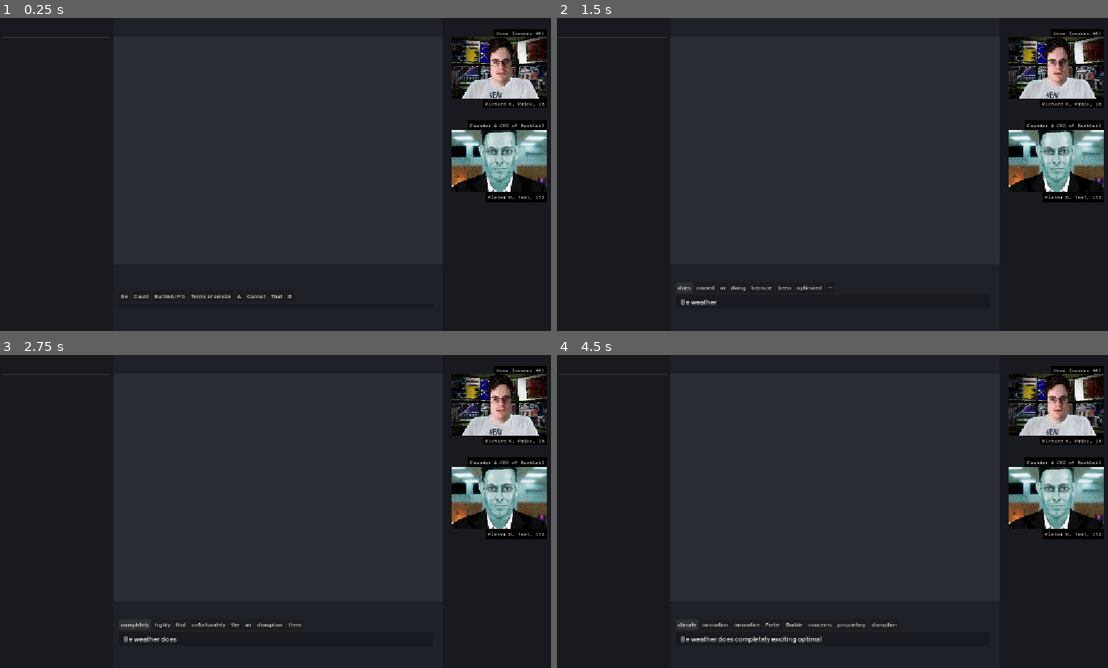
Above: before the commit, frames 1-4 (two rows, left to right).
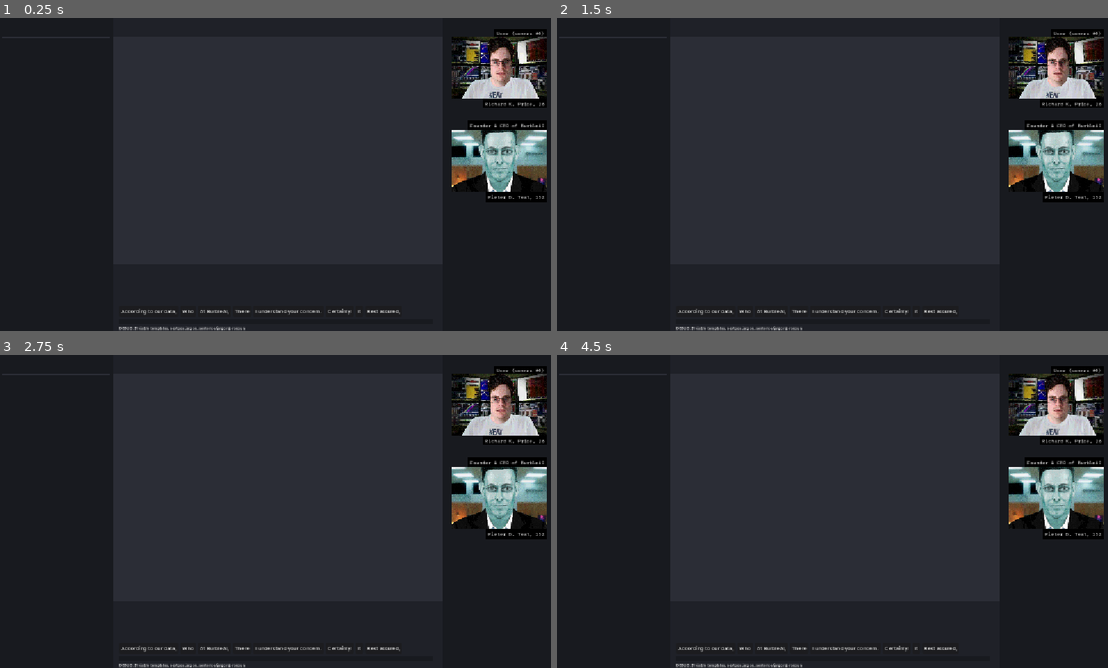
Above: after the commit, the same moments.

Repository: lzzrdwzzrd/conversation-corporation
Game: Godot game, scene res://game.tscn
Same seed, same stepped clock (60 frames per second), same inputs: the game is played once before the commit and once after it.
Inputs (mouse positions are in pixels of both pictures, inside the frame that each line leads up to):
- Up to frame 1 (0.25 s): no input
- Up to frame 2 (1.5 s): click (683, 296) at 0.5 s, where only the run before the commit has a clickable "Be"; click (689, 287) at 1.25 s, where only the run before the commit has a clickable "weather"
- Up to frame 3 (2.75 s): click (126, 624) at 2 s, where only the run before the commit has a clickable "does"
- Up to frame 4 (4.5 s): click (694, 624) at 2.75 s, where only the run before the commit has a clickable "completely"; click (689, 624) at 3.5 s, where only the run before the commit has a clickable "exciting"; click (689, 624) at 4.25 s, where only the run before the commit has a clickable "optimal"

The runs differ from the first frame. In frame 1, 0.7% of the frame differs, in the area x 21-73%, y 88-100%; in frame 2, 0.7%; in frame 3, 0.8%; in frame 4, 1.0%, in the area x 21-73%, y 85-100%.

Commit message:
sentence templates instead of pos->pos

Diff:
--- a/data/characters/scenes/pieter_teal.tscn
+++ b/data/characters/scenes/pieter_teal.tscn
@@ -63,7 +63,7 @@
 tracks/4/interp = 0
 tracks/4/loop_wrap = true
 tracks/4/keys = {
-"times": PackedFloat32Array(0, 0.06666667, 0.1, 0.16666667, 0.2, 0.56666666, 0.6333333, 0.7, 0.76666665, 0.8333333, 0.93333334, 1),
+"times": PackedFloat32Array(0, 0.06666667, 0.1, 0.16666667, 0.2, 0.56666666, 0.6333333, 0.7, 0.76666665, 0.8333333, 0.9, 1),
 "transitions": PackedFloat32Array(-2, 1, 1, 1, 1, -2, 1, 1, 1, 1, 1, 1),
 "update": 0,
 "values": [Vector2(0.134, 0.134), Vector2(0.16441113, 0.16441113), Vector2(0.17310001, 0.17310001), Vector2(0.17650001, …(245 unchanged characters)…
--- a/data/dict.gd
+++ b/data/dict.gd
@@ -12,9 +12,16 @@
 		return history[-1].word[history[-1].word.length() - 1] != "—" },
 
 	{ word = " As an AI language model,", pos = "jargon", tags = [], flags = {} },
-	{ word = " Absolutely!", pos = "jargon", tags = [], flags = {} },
+	{ word = " Absolutely!", pos = "jargon_sentence", tags = [], flags = {} },
 	{ word = " Sure,", pos = "jargon", tags = [], flags = {} },
-	{ word = " Certainly!", pos = "jargon", tags = [], flags = {} },
+	{ word = " Certainly!", pos = "jargon_sentence", tags = [], flags = {} },
+	{ word = " Great question!", pos = "jargon_sentence", tags = [], flags = {} },
+	{ word = " I understand your concern.", pos = "jargon_sentence", tags = [], flags = {} },
+	{ word = " Rest assured,", pos = "jargon", tags = ["corp"], flags = {} },
+	{ word = " At BurbleAI,", pos = "jargon", tags = ["corp"], flags = {} },
+	{ word = " According to our data,", pos = "jargon", tags = ["corp"], flags = {} },
+	{ word = " It is worth noting that", pos = "jargon", tags = [], flags = {} },
+	{ word = " Our engineers have confirmed", pos = "jargon", tags = ["corp"], flags = {} },
 
 	{ word = " the", pos = "det", tags = [], flags = {} },
 	{ word = " a", pos = "det", tags = [], flags = {} },
@@ -148,14 +155,6 @@
 	{ word = " affordable", pos = "adj", tags = ["upsell"], flags = {} },
 	{ word = " innovative", pos = "adj", tags = ["corp"], flags = {} },
 
-	{ word = " Great question!", pos = "jargon", tags = [], flags = {} },
-	{ word = " I understand your concern.", pos = "jargon", tags = [], flags = {} },
-	{ word = " Rest assured,", pos = "jargon", tags = ["corp"], flags = {} },
-	{ word = " At BurbleAI,", pos = "jargon", tags = ["corp"], flags = {} },
-	{ word = " According to our data,", pos = "jargon", tags = ["corp"], flags = {} },
-	{ word = " It is worth noting that", pos = "jargon", tags = [], flags = {} },
-	{ word = " Our engineers have confirmed", pos = "jargon", tags = ["corp"], flags = {} },
-
 	{ word = " that", pos = "conj_sub", tags = [], flags = {} },
 	{ word = " there", pos = "pronoun", tags = [], flags = {} },
 	{ word = " here", pos = "adv", tags = [], flags = {} },
@@ -164,5 +163,18 @@
 ]
 
 
+var sentence_structures: Array[Array] = [
+	["jargon_sentence"],
+	["jargon", "pronoun", "aux", "adv?", "verb_base", "det", "adj?", "noun", "period"],
+	["jargon", "pronoun", "aux", "adv?", "verb_base", "det", "noun", "prep", "det?", "adj?", "noun", "period"],
+	["pronoun", "aux", "adv?", "verb_base", "det", "adj?", "noun", "period"],
+	["pronoun", "aux", "adv?", "adj", "period"],
+	["jargon", "det", "noun", "aux", "adv?", "adj", "period"],
+	["jargon", "det", "noun", "aux", "adv?", "verb_base", "det", "adj?", "noun", "period"],
+	["pronoun", "verb_s", "adv?", "adj", "period"],
+	["pronoun", "verb_s", "adv?", "det", "adj?", "noun", "period"],
+]
+
+
 func load_transpositions() -> Dictionary:
 	return JSON.parse_string(FileAccess.open("res://data/transpositions.json", FileAccess.READ).get_as_text())
--- a/data/transpositions.json
+++ b/data/transpositions.json
@@ -1,80 +1,80 @@
 {
   "start": [
-	"aux",
-	"noun",
-	"pronoun",
-	"adv",
-	"det",
-	"conj",
-	"jargon",
+    "aux",
+    "noun",
+    "pronoun",
+    "adv",
+    "det",
+    "conj",
+    "jargon",
     "verb_base"
   ],
   "det": ["adj", "noun"],
   "adj": ["noun", "adj", "comma"],
   "noun": [
-	"verb_base",
-	"verb_s",
-	"verb_past",
-	"verb_gerund",
-	"verb_pp",
-	"aux",
-	"prep",
-	"conj",
-	"comma",
+    "verb_base",
+    "verb_s",
+    "verb_past",
+    "verb_gerund",
+    "verb_pp",
+    "aux",
+    "prep",
+    "conj",
+    "comma",
     "period"
   ],
   "pronoun": [
-	"verb_base",
-	"verb_s",
-	"verb_past",
-	"aux",
-	"prep",
-	"conj",
-	"comma",
+    "verb_base",
+    "verb_s",
+    "verb_past",
+    "aux",
+    "prep",
+    "conj",
+    "comma",
     "period"
   ],
   "verb_base": [
-	"det",
-	"noun",
-	"pronoun",
-	"adj",
-	"adv",
-	"prep",
-	"comma",
-	"period",
+    "det",
+    "noun",
+    "pronoun",
+    "adj",
+    "adv",
+    "prep",
+    "comma",
+    "period",
     "end"
   ],
   "verb_s": [
-	"det",
-	"noun",
-	"pronoun",
-	"adj",
-	"adv",
-	"prep",
-	"comma",
-	"period",
+    "det",
+    "noun",
+    "pronoun",
+    "adj",
+    "adv",
+    "prep",
+    "comma",
+    "period",
     "end"
   ],
   "verb_gerund": [
-	"det",
-	"noun",
-	"pronoun",
-	"adj",
-	"adv",
-	"prep",
-	"comma",
-	"period",
+    "det",
+    "noun",
+    "pronoun",
+    "adj",
+    "adv",
+    "prep",
+    "comma",
+    "period",
     "end"
   ],
   "verb_pp": [
-	"det",
-	"noun",
-	"pronoun",
-	"adj",
-	"adv",
-	"prep",
-	"comma",
-	"period",
+    "det",
+    "noun",
+    "pronoun",
+    "adj",
+    "adv",
+    "prep",
+    "comma",
+    "period",
     "end"
   ],
   "aux": ["verb_base", "verb_gerund", "verb_pp", "adj", "noun", "det", "adv"],
@@ -82,14 +82,14 @@
   "prep": ["det", "noun", "pronoun", "adj", "adv", "conj"],
   "conj": ["det", "noun", "pronoun", "aux", "adj", "adv", "verb_base"],
   "adv": [
-	"verb_base",
-	"verb_s",
-	"verb_past",
-	"verb_gerund",
-	"verb_pp",
-	"aux",
-	"adj",
-	"adv",
+    "verb_base",
+    "verb_s",
+    "verb_past",
+    "verb_gerund",
+    "verb_pp",
+    "aux",
+    "adj",
+    "adv",
     "comma"
   ],
   "comma": ["det", "noun", "pronoun", "aux", "conj", "adv", "verb_base"],
@@ -97,36 +97,36 @@
   "end": [],
 
   "w: is": [
-	"verb_gerund",
-	"verb_pp",
-	"adj",
-	"det",
-	"noun",
-	"prep",
-	"adv",
-	"comma",
+    "verb_gerund",
+    "verb_pp",
+    "adj",
+    "det",
+    "noun",
+    "prep",
+    "adv",
+    "comma",
     "period"
   ],
   "w: are": [
-	"verb_gerund",
-	"verb_pp",
-	"adj",
-	"det",
-	"noun",
-	"prep",
-	"adv",
-	"comma",
+    "verb_gerund",
+    "verb_pp",
+    "adj",
+    "det",
+    "noun",
+    "prep",
+    "adv",
+    "comma",
     "period"
   ],
   "w: was": [
-	"verb_gerund",
-	"verb_pp",
-	"adj",
-	"det",
-	"noun",
-	"prep",
-	"adv",
-	"comma",
+    "verb_gerund",
+    "verb_pp",
+    "adj",
+    "det",
+    "noun",
+    "prep",
+    "adv",
+    "comma",
     "period"
   ],
   "w: have": ["verb_pp", "verb_base", "det", "noun", "adj", "adv", "comma"],
@@ -135,27 +135,27 @@
   "w: will": ["verb_base", "adv"],
 
   "jargon": [
-	"aux",
-	"noun",
-	"pronoun",
-	"adv",
-	"det",
-	"conj",
-	"verb_base",
-	"verb_s",
-	"comma",
+    "aux",
+    "noun",
+    "pronoun",
+    "adv",
+    "det",
+    "conj",
+    "verb_base",
+    "verb_s",
+    "comma",
     "period"
   ],
   "verb_past": [
-	"det",
-	"noun",
-	"pronoun",
-	"adj",
-	"adv",
-	"prep",
-	"conj",
-	"comma",
-	"period",
+    "det",
+    "noun",
+    "pronoun",
+    "adj",
+    "adv",
+    "prep",
+    "conj",
+    "comma",
+    "period",
     "end"
   ],
   "w: not": ["verb_base", "verb_gerund", "adj", "det", "noun", "adv"],
--- a/game.tscn
+++ b/game.tscn
@@ -185,7 +185,7 @@
 theme_override_constants/separation = 4
 alignment = 2
 
-[node name="Buttons" type="HBoxContainer" parent="HBoxContainer/MainChatArea/VBoxContainer" unique_id=690950959]
+[node name="Buttons" type="HFlowContainer" parent="HBoxContainer/MainChatArea/VBoxContainer" unique_id=822439315]
 layout_mode = 2
 theme = SubResource("Theme_ryrav")
 
@@ -196,12 +196,20 @@
 [node name="TextInput" type="RichTextLabel" parent="HBoxContainer/MainChatArea/VBoxContainer/PanelContainer" unique_id=994780454]
 layout_mode = 2
 theme_override_font_sizes/normal_font_size = 14
+bbcode_enabled = true
 text = "Lorem Ipsum dolor sit amet"
 fit_content = true
 scroll_active = false
 scroll_following = true
+meta_underlined = false
+
+[node name="Label" type="Label" parent="HBoxContainer/MainChatArea/VBoxContainer" unique_id=1673247712]
+layout_mode = 2
+theme_override_font_sizes/font_size = 8
+text = "DEBUG"
 
 [node name="Control" type="Control" parent="HBoxContainer/MainChatArea/VBoxContainer" unique_id=515433297]
+visible = false
 custom_minimum_size = Vector2(0, 41.515)
 layout_mode = 2
 
--- a/scripts/game.gd
+++ b/scripts/game.gd
@@ -1,12 +1,15 @@
 extends Control
 
+@export var locked_color : Color = Color(0.5, 0.5, 0.5)
+
 @onready var text_input: RichTextLabel = $HBoxContainer/MainChatArea/VBoxContainer/PanelContainer/TextInput
-@onready var option_buttons: HBoxContainer = $HBoxContainer/MainChatArea/VBoxContainer/Buttons
+@onready var option_buttons: HFlowContainer = $HBoxContainer/MainChatArea/VBoxContainer/Buttons
 @onready var qs_buffer_clear_timer: Timer = $QsBufferClearTimer
 
 var current_message : Array[Dictionary] = [
 	{ word = "", pos = "start", tags = [], flags = {} }
 ]
+var context_start := 1
 
 var current_options : Array[Dictionary] = []
 var quick_select_buffer : String
@@ -26,7 +29,11 @@
 	var text := ""
 	var should_capitalize := true
 
-	for token in tokens:
+	if tokens.size() - 1 > backspaces_available:
+		text += "[color=#%s]" % locked_color.to_html(false)
+
+	for i in range(tokens.size()):
+		var token := tokens[i]
 		var word : String = token.word
 		if token.pos in ["start", "end"]: continue
 
@@ -37,28 +44,39 @@
 
 		text += word
 
+		if i == tokens.size() - backspaces_available - 1:
+			text += "[/color]"
+
 	text = text.strip_edges()
 	text_input.text = text
 
 func _generate_options() -> void:
 	current_options.clear()
-	var last_token : Dictionary = current_message[-1]
-	var next_pos : Array = tp_table.get("w: " + last_token.word, tp_table.get(last_token.pos, []))
-	var recently_used : Array = current_message.slice(-3, current_message.size()).map(func(token): return token.word)
-
-	var biases : Dictionary[String, int] = {}
-	for tag in current_message[-1].tags:
-		if tag.begins_with("bias: "):
-			biases[tag.substr(6)] = biases.get(tag.substr(6), 0) + 1
-
-	# todo level-specific terminology here
-
-	var eligible : Array[Dictionary] = Dict.corpus.filter(func(token: Dictionary) -> bool:
-		if !(token.pos in next_pos):
+
+	var viable_templates := _get_viable_templates()
+	var next_positions: Array[String] = []
+
+	for template in viable_templates:
+		var index := current_message.size() - context_start
+
+		if index < template.size():
+			var pos: String = template[index]
+			if pos not in next_positions:
+				next_positions.append(pos)
+
+	$HBoxContainer/MainChatArea/VBoxContainer/Label.text = "DEBUG: %s viable templates, nextpos %s" % [viable_templates.size(), "/".join(next_positions)]
+
+	var recently_used: Array = current_message.slice(-3, current_message.size()).map(
+		func(token): return token.word
+	)
+
+	var eligible: Array[Dictionary] = Dict.corpus.filter(func(token: Dictionary) -> bool:
+		if token.pos not in next_positions:
 			return false
 
-		if current_message.size() > 1 and token.has("is_eligible") and not token["is_eligible"].call(current_message):
-			return false
+		if current_message.size() > 1 and token.has("is_eligible"):
+			if not token["is_eligible"].call(current_message):
+				return false
 
 		if token.word in recently_used:
 			return false
@@ -66,12 +84,67 @@
 		return true
 	)
 
-	eligible.shuffle() # todo better sampling that takes biases into account
+	eligible.shuffle()
 
 	for i in range(min(8, eligible.size())):
 		current_options.append(eligible[i])
 
 	_set_option_buttons(current_options)
+
+func _update_context_start() -> void:
+	context_start = 1
+	for i in range(current_message.size() - 1, 0, -1):
+		if current_message[i].pos in ["period", "jargon_sentence"]:
+			context_start = i + 1
+
+		break
+
+func _expand_template(template: Array, index := 0, result: Array = [], current: Array = []) -> Array:
+	if index >= template.size():
+		result.append(current.duplicate())
+		return result
+
+	var element: String = template[index]
+
+	if element.ends_with("?"):
+		_expand_template(template, index + 1, result, current)
+
+	current.append(element.trim_suffix("?"))
+	_expand_template(template, index + 1, result, current)
+	current.pop_back()
+
+	return result
+
+func _is_template_prefix(template: Array, message: Array[Dictionary]) -> bool:
+	var sentence_length := message.size() - context_start
+
+	if sentence_length - 1 > template.size():
+		return false
+
+	for i in range(sentence_length):
+		if message[context_start + i].pos != template[i]:
+			return false
+
+	return true
+
+func _get_viable_templates() -> Array:
+	var templates: Array = []
+
+	for template in Dict.sentence_structures:
+		var variants := _expand_template(template)
+
+		for variant in variants:
+			if current_message[-1].pos == variant[-1]:
+				templates = Dict.sentence_structures
+				break
+
+			if _is_template_prefix(variant, current_message):
+				templates.append(variant)
+
+	if templates.is_empty():
+		templates = Dict.sentence_structures
+
+	return templates
 
 func _on_option_selected(index: int) -> void:
 	if index < 0 or index >= current_options.size():
@@ -80,6 +153,9 @@
 	var selected_token : Dictionary = current_options[index]
 	current_message.append(selected_token)
 	backspaces_available = min(3, backspaces_available + 1)
+
+	if selected_token.pos in ["period", "jargon_sentence"]:
+		_update_context_start()
 
 	_render_message(current_message)
 	_generate_options()
@@ -119,6 +195,8 @@
 		if char_ == "Backspace" and backspaces_available > 0 and current_message.size() > 1:
 			current_message.pop_back()
 			backspaces_available -= 1
+
+			_update_context_start()
 			_render_message(current_message)
 			_generate_options()
 			return
